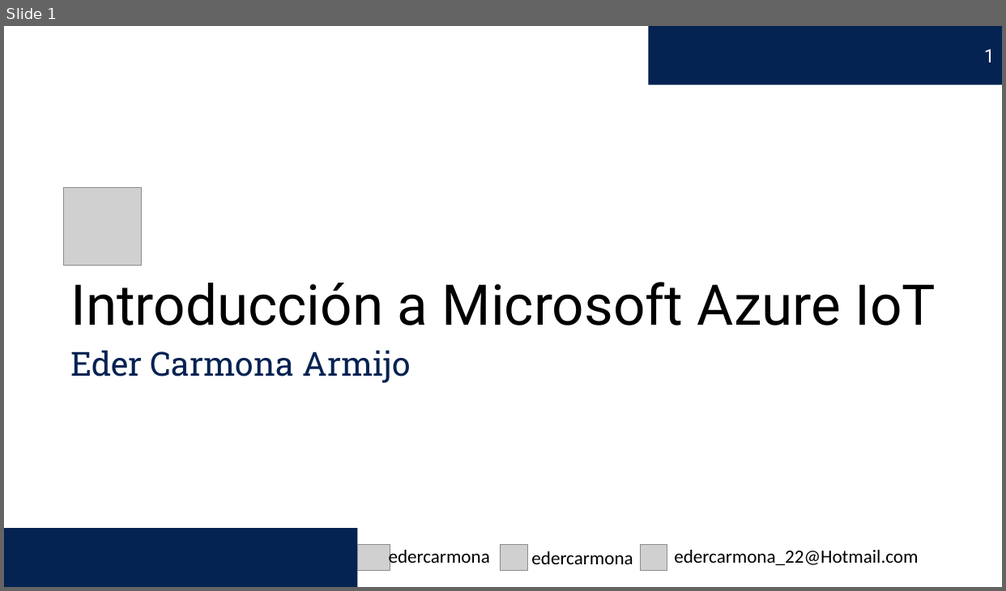
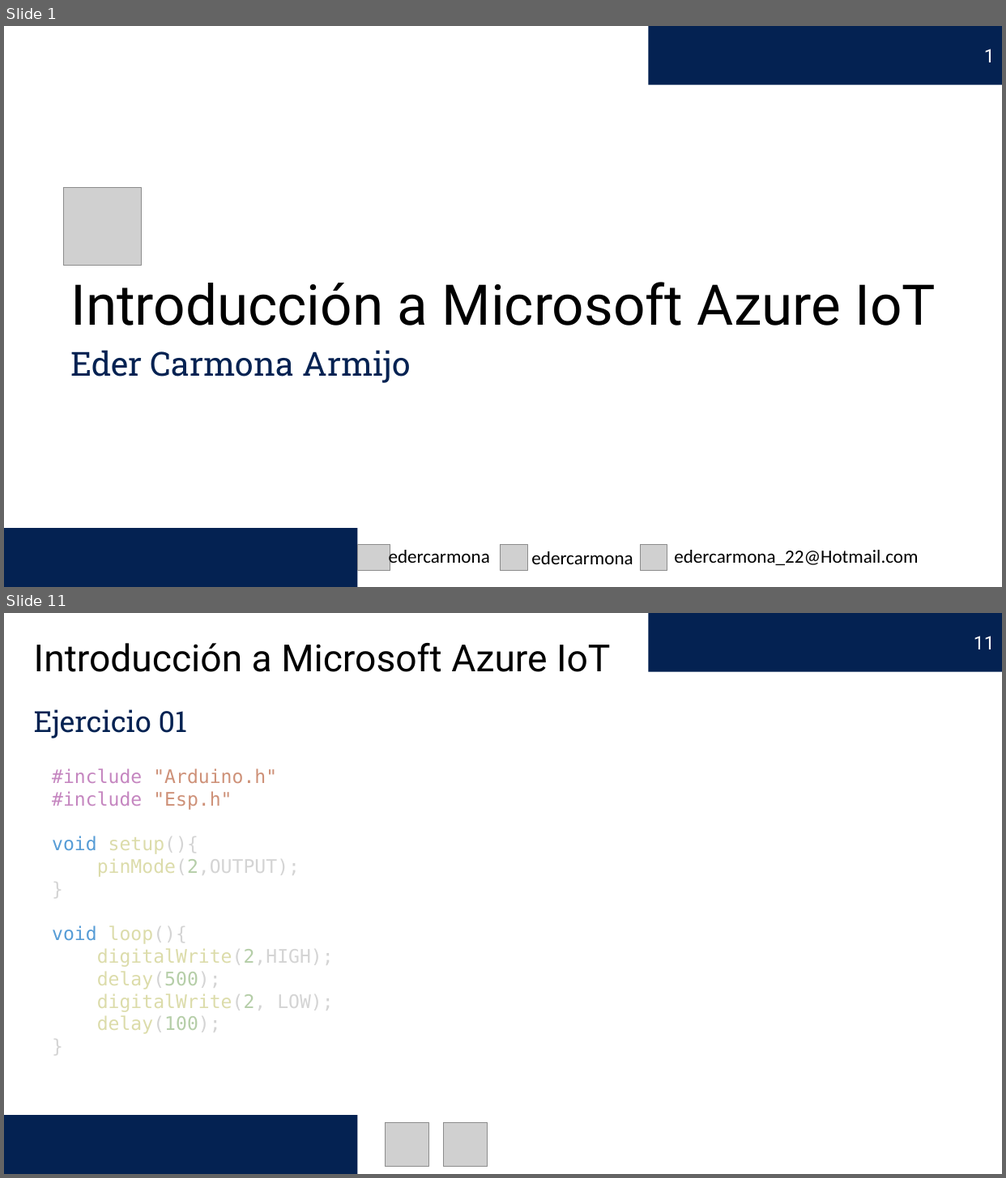
Before and after one commit to edercarmona/AzureIoT, a slide deck: Introducción a Microsoft Azure IoT.pptx. Shown one above the other, each under a label of ours: slide 1 before the commit, slides 1 and 11 after it; the slides between them are not shown. The pictures are 1006x591 and 1006x1178 pixels, drawn with LibreOffice and Linux fonts; fonts in the diff are those of the drawing; grey boxes stand for pictures. Boxes give left, top, right and bottom in pixels: in the first picture for what was removed or moved away, otherwise in the second. Text is boxed around its words. In the diff, an @@ line names an element or a change of style, - is before the commit and + after.

```diff
--- a/Introducción a Microsoft Azure IoT.pptx
+++ b/Introducción a Microsoft Azure IoT.pptx
@@ slide 11 added at [4,613,1002,1174], background #FFFFFF @@
@@ page number added at [649,613,1002,672], fill #042252, 18 pt, text #FFFFFF @@
+11
@@ text added at [34,643,610,672], 36 pt, text #000000 @@
+Introducción a Microsoft Azure IoT
@@ text added at [34,709,187,739], 28 pt, text #042252 @@
+Ejercicio 01
@@ text added at [52,769,334,1034], 18 pt, text #DCDCAA @@
+#include "Arduino.h"
+#include "Esp.h"
+void setup(){
+pinMode(2,OUTPUT);
+}
+void loop(){
+digitalWrite(2,HIGH);
+delay(500);
+digitalWrite(2, LOW);
+delay(100);
+}
@@ rectangle added at [4,1115,357,1174], fill #042252 @@
@@ picture added at [385,1122,429,1167] @@
@@ picture added at [444,1122,488,1167] @@
```
Also in this commit, not shown: 4 slides changed, 6 other slides added, 6 other files.
